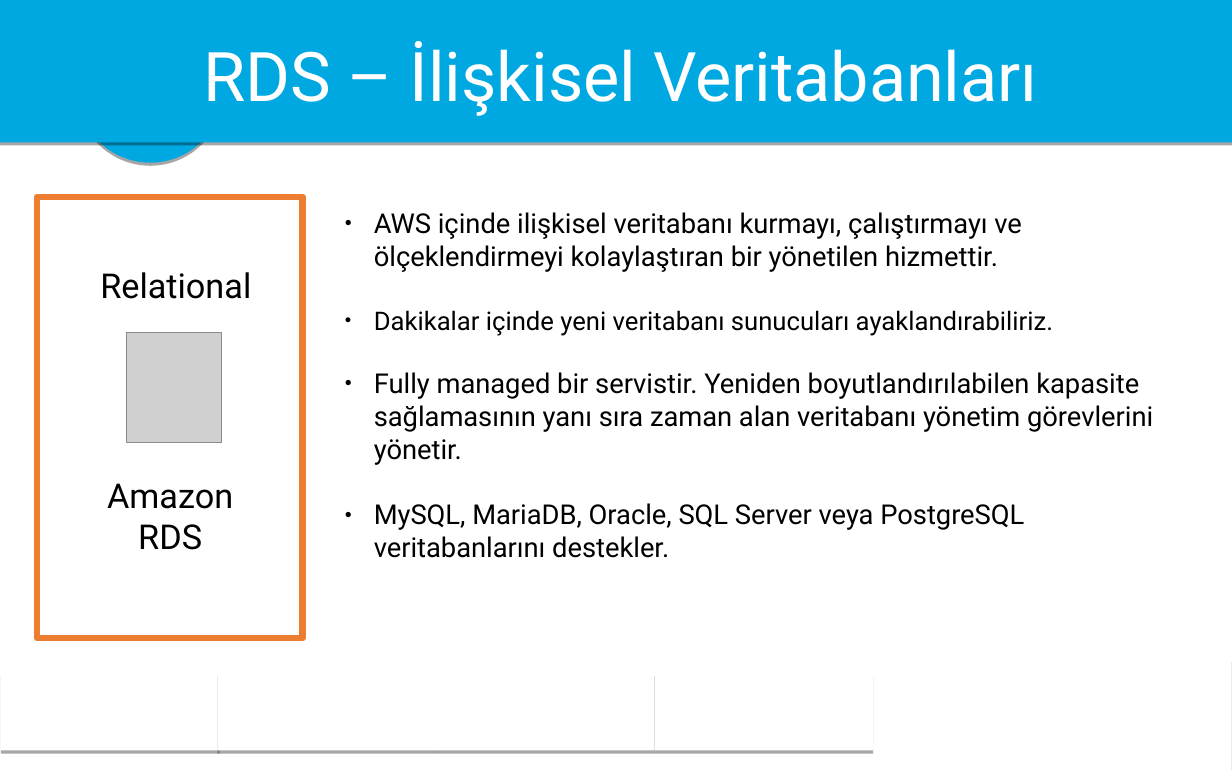
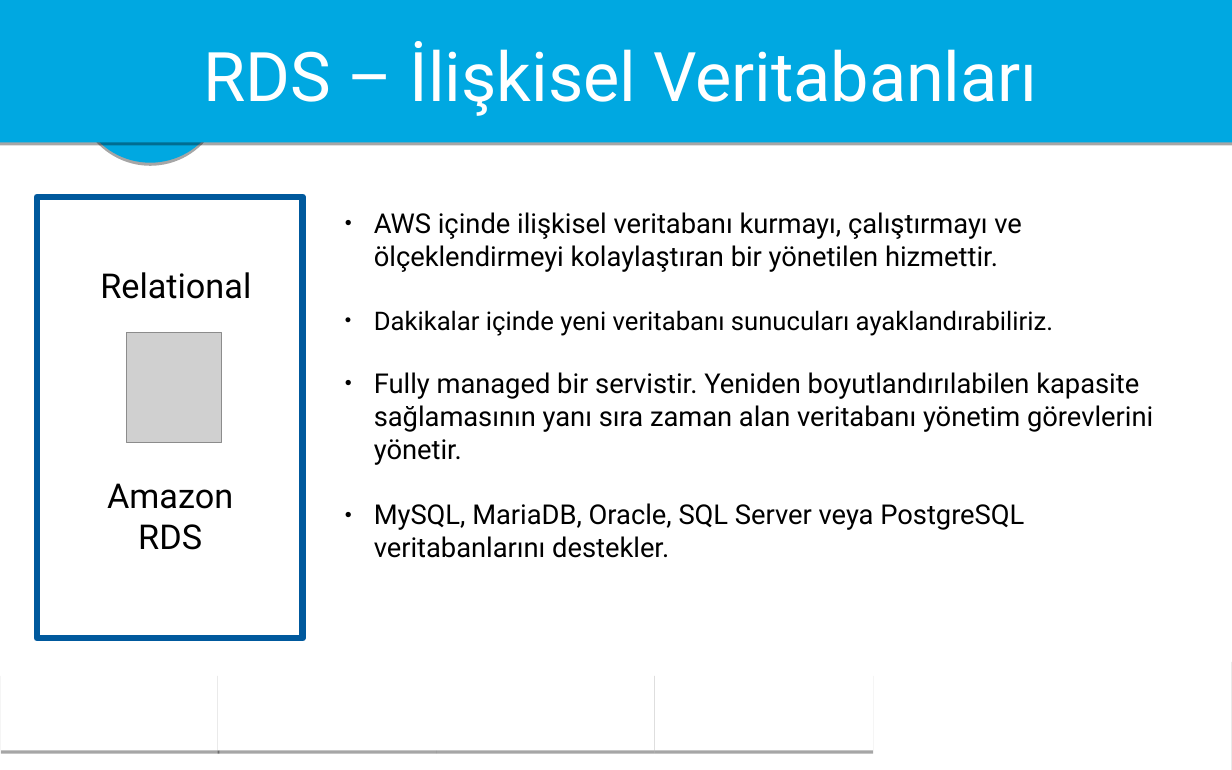
Before and after one commit to naimalpermuhacir/aws-webinar-presentation, a slide deck: slide 22 of creating-a-vpc-and-deploying-a-web-application/creating-a-vpc-and-deploying-a-web-application.pptx (slide 20 before the commit). Drawn at 1232x770 pixels with LibreOffice and Linux fonts; fonts in the diff are those of the drawing; grey boxes stand for pictures; background and template pictures are left out. Boxes give left, top, right and bottom in pixels: in the first picture for what was removed or moved away, otherwise in the second. Text is boxed around its words. In the diff, an @@ line names an element or a change of style, - is before the commit and + after.

```diff
--- a/creating-a-vpc-and-deploying-a-web-application/creating-a-vpc-and-deploying-a-web-application.pptx
+++ b/creating-a-vpc-and-deploying-a-web-application/creating-a-vpc-and-deploying-a-web-application.pptx
@@ rectangle at box(37, 197, 303, 638): outline #ED7D31 4 pt to #00599D 4 pt @@
```
Also in this commit, not shown: 4 other slides changed, 2 slides added, 3 other files.
